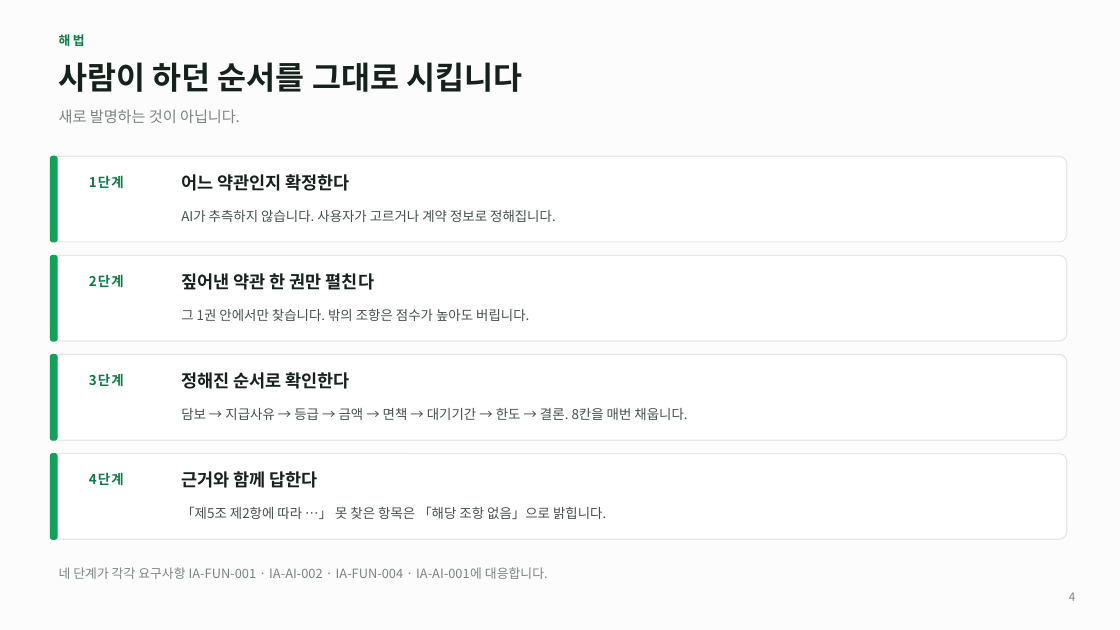
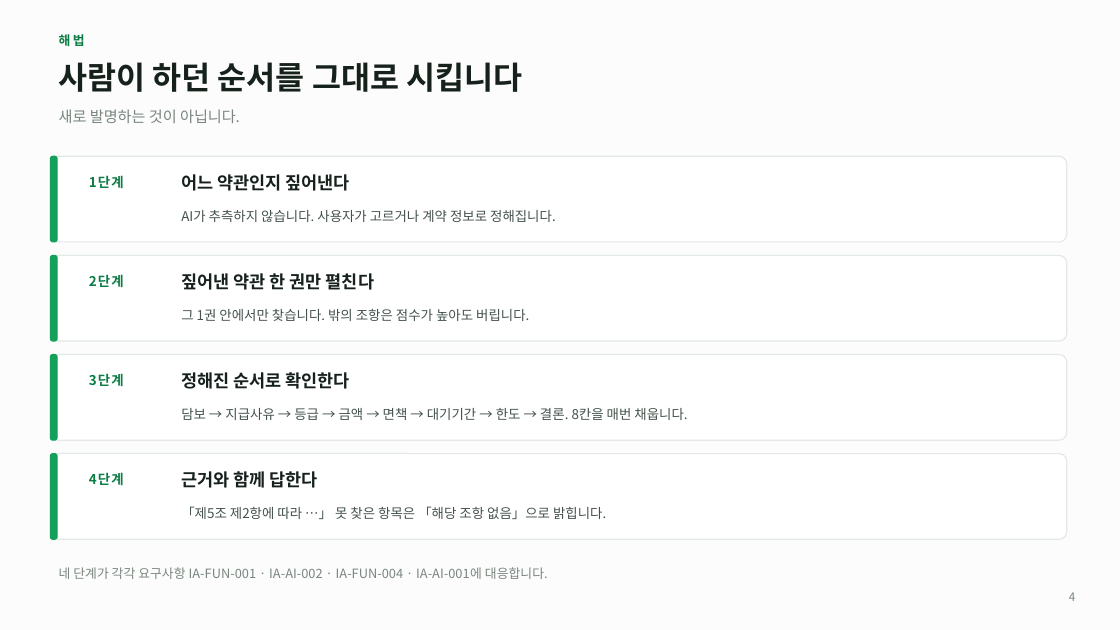
Before and after one commit to acathy870928-hash/chacha6377, a slide deck: slide 4 of docs/Insurance_AI_상담설계.pptx. Drawn at 1120x630 pixels with LibreOffice and Linux fonts; fonts in the diff are those of the drawing. Boxes give left, top, right and bottom in pixels: in the first picture for what was removed or moved away, otherwise in the second. Text is boxed around its words. In the diff, an @@ line names an element or a change of style, - is before the commit and + after.

```diff
--- a/docs/Insurance_AI_상담설계.pptx
+++ b/docs/Insurance_AI_상담설계.pptx
@@ text at [181,174,350,191]: text changed @@
-어느 약관인지 확정한다
+어느 약관인지 짚어낸다
```
Also in this commit, not shown: 6 other slides changed, 4 other files.
